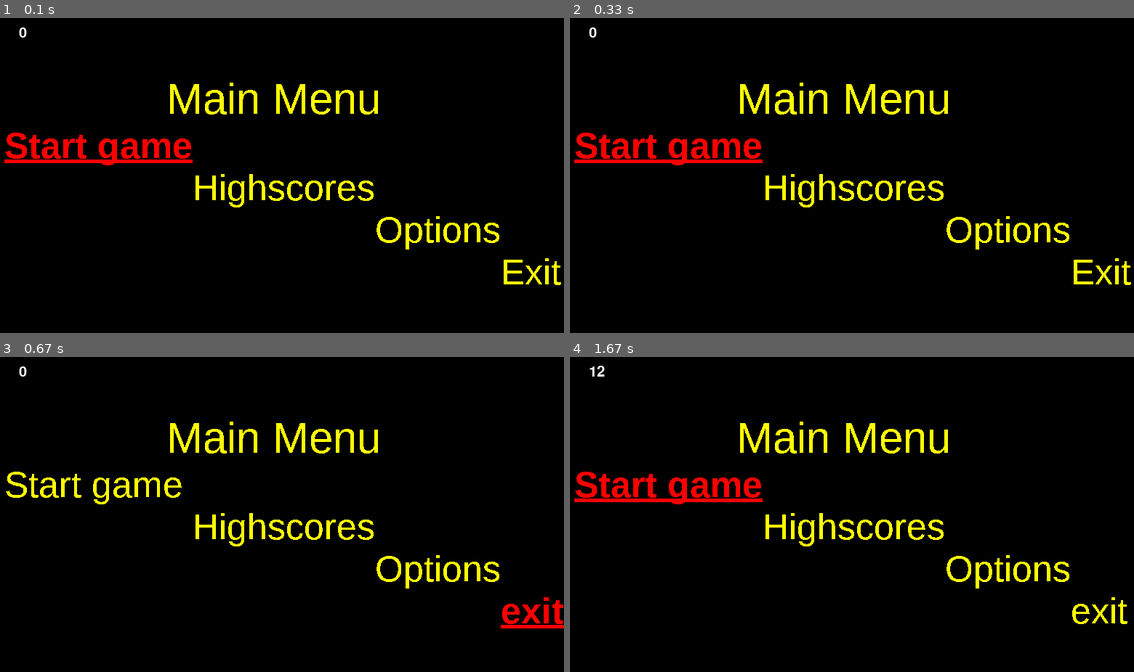
Above: before the commit, frames 1-4 (two rows, left to right).
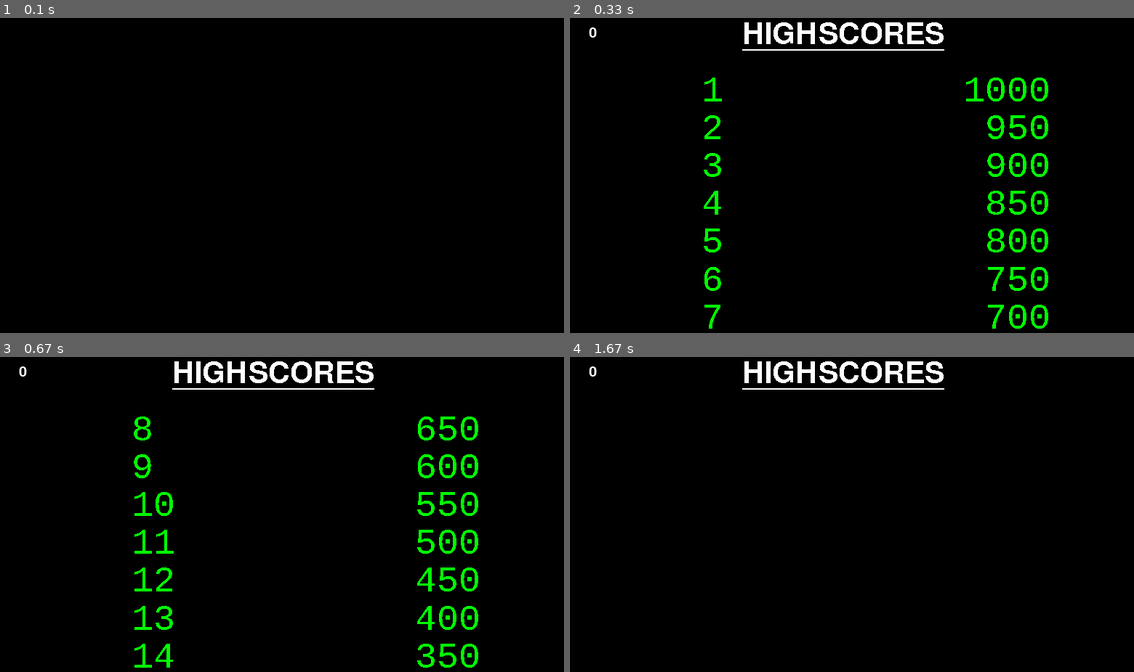
Above: after the commit, the same moments.

Repository: Gibson223/mod-5
Game: pygame game, started from py/main.py
The game is run twice, just before and just after one commit, with the same random seed, the same clock (stepped at 60 frames per second) and the same inputs.
Inputs:
- Up to frame 1 (0.1 s): no input
- Up to frame 2 (0.33 s): no input
- Up to frame 3 (0.67 s): hold Right from 0.33 s (still down)
- Up to frame 4 (1.67 s): release Right at 0.8 s; hold Right 0.83-1.3 s; hold Left from 1.33 s (still down)

The runs differ from the first frame. In frame 1, 4.4% of the frame differs, in the area x 0-100%, y 2-85%; in frame 2, 8.5%, in the area x 0-100%, y 1-99%; in frame 3, 8.4%; in frame 4, 5.7%.

Commit message:
added the highscores page. adjusted database to have some extra functionality. had some trouble with the sqlite functionality.

Diff:
--- a/py/constants.py
+++ b/py/constants.py
@@ -21,7 +21,8 @@
 WINDOW_HH = WINDOW_HEIGHT//2
 MAINFONT = 70
 SUBFONT = 58
-
+#db
+SHOW = 7
 
 # Frames per second
 FPS = 60
--- a/py/main.py
+++ b/py/main.py
@@ -6,7 +6,7 @@
 
 """
 import pygame, sys, math
-import objects, constants, keyBindings
+import objects, constants, keyBindings, sensordb
 from enum import Enum
 import random
 # import time  # TODO use pygame.time functionality instead
@@ -39,14 +39,14 @@
 
     # Call Game.__init__() and set gamestate
     global GameState
-    GameState = GameStates.MAINMENU
+    GameState = GameStates.HIGHSCORES
 
     global GameObj
     GameObj = None  # Game()
     global MenuObj
     MenuObj = MainMenu()  # None
-    # global HighObj
-    # HighObj = HighScores()
+    global HighObj
+    HighObj = HighScores()
 
 
 def main():
@@ -348,12 +348,6 @@
 
         return not (top or bottom)
 
-
-class HighScores:
-    def updateHigh(self):
-        pass
-    def handleKeys(self, keysPressed):
-        pass
 
 
 class MainMenu:
@@ -491,6 +485,111 @@
 
         pygame.time.delay(80)
 
+class HighScores:
+    pygame.font.init()
+    # print(pygame.font.get_fonts())
+    pygame.display.set_caption(constants.GAME_NAME + ' - HighScores')
+    mainFont = pygame.font.SysFont('informalroman', 60)  # 76? HEIGTH
+    subFont = pygame.font.SysFont('couriernew', 50)  # 58 HEIGTH
+    mainFont.set_underline(True)
+    highlight = pygame.font.SysFont('couriernew', 50, bold=True)
+    highlight.set_underline(True)
+    highMenu = None
+    rows = None
+    window = 0
+    pages = 0
+    def __init__(self):
+        self.highMenu = self.highField('HIGHSCORES', self, chosenfont=self.mainFont)
+        scores = sensordb.get_scores()
+        # self.window = 0
+        self.pages = sensordb.get_pages()
+        print('number of pages:' + str(self.pages) )
+        self.rows = [None]*constants.SHOW
+        for x in range(0, len(scores)):
+            print('concat is: '+ scores[x][0] + ' ' + str(scores[x][1]))
+            self.rows[x] = self.highField('{:<9.9s}   {:>4d}'
+                                          .format(scores[x][0],  scores[x][1]), self)
+
+    class highField():
+        # mainFont = pygame.font.SysFont('couriernew', 60)  # 76? HEIGTH
+        # subFont = pygame.font.SysFont('arial', 50)  # 58 HEIGTH
+        # highlight = pygame.font.SysFont('arial', 50, bold=True)
+        # highlight.set_underline(True)
+        # mainFont = None
+        # subFont = None
+        # highlight = None
+        parent = None
+        width = None
+        height = None
+        text = None
+
+        def __init__(self, text, parent, chosenfont=None):
+            self.parent = parent
+            if chosenfont == None:
+                print('none')
+                self.text = self.parent.subFont.render(text, False, constants.colors['GREEN'])
+            elif chosenfont == self.parent.mainFont:
+                print('main')
+                self.text = self.parent.mainFont.render(text, False, constants.colors['WHITE'])
+            else:
+                print('high')
+                self.text = self.parent.highlight.render(text, False, constants.colors['RED'])
+
+            self.width = self.text.get_width()
+            self.height = self.text.get_height()
+
+        # def settext(self, text, selectedfont=parent.subFont):
+        #     self.text = self.writeText(self, text, self.parent.selectedfont)
+
+    def handleKeys(self, keysPressed):
+
+        if keyBindings.checkPress('exit', keysPressed):
+            pygame.event.post(pygame.event.Event(pygame.QUIT))
+            return
+
+        if keyBindings.checkPress('left', keysPressed) and self.window:
+            global HighScores
+            global MainObj
+            global GameState
+            if self.window == 0:
+                MainObj = MainMenu()
+                GameState = GameStates.MAINMENU
+                HighScores = None
+
+        if keyBindings.checkPress('right', keysPressed):
+            self.window = self.window + 1
+            scores = sensordb.get_scores(constants.SHOW*self.window)
+            print('new set:' + str(scores))
+            self.rows = [None] * constants.SHOW
+            for x in range(0, len(scores)):
+                # print('concat is: ' + scores[x][0] + ' ' + str(scores[x][1]))
+                self.rows[x] = self.highField('{:<9.9s}   {:>4d}'
+                                              .format(scores[x][0], scores[x][1]), self)
+
+    def updateHigh(self):
+        Screen.fill(constants.colors["BLACK"])
+        Screen.blit(self.highMenu.text, (constants.WINDOW_HW - self.highMenu.width//2, self.highMenu.height))
+        i = 0
+        for x in self.rows:
+            if type(x) is self.highField:
+                if i == 0:
+                    Screen.blit(x.text, (constants.WINDOW_HW -
+                                         self.highMenu.width*0.70, (self.highMenu.height + constants.MAINFONT)))
+                else:
+                    pass
+                    Screen.blit(x.text, (constants.WINDOW_HW -
+                                         self.highMenu.width*0.70, (constants.SUBFONT*0.9*i +
+                                                                    self.highMenu.height + constants.MAINFONT)))
+                i = i + 1
+        pygame.time.delay(150)
+
+    # def writeText(self, text, font, background=None):
+    #     if font == self.mainFont:
+    #         return self.mainFont.render(text, False, constants.colors['YELLOW'])
+    #     if font == self.subFont:
+    #         return self.subFont.render(text, False, constants.colors['YELLOW'])
+    #     if font == self.highlight:
+    #         return self.highlight.render(text, False, constants.colors['RED'])
 
 class Audio:
     """
--- a/py/sensordb.py
+++ b/py/sensordb.py
@@ -1,13 +1,13 @@
-import sqlite3
+import sqlite3, constants
 
-# conn = sqlite3.connect('highscores.db')
 conn = sqlite3.connect(':memory:')
+# conn = sqlite3.connect('./highscores.db')
 c = conn.cursor()
 
 
 def create_table():
-    c.execute('create table highscores('
-          'name text, score integer)')
+    c.execute('create table if not exists highscores('
+          'name text not null, score integer not null)')
 
 def insertscore(name, score):
     with conn:
@@ -18,20 +18,62 @@
                        # (name, score)
                      )
 # returns the 7 highest scores
-def get_scores():
-    c.execute('select * from highscores order by score DESC')
-    return c.fetchmany(7)
+def get_scores(offset=None):
+    if type(offset) is int:
+        c.execute('select * from highscores order by score DESC limit ? offset ?',
+                  (constants.SHOW, offset))
+    else:
+        c.execute('select * from highscores order by score DESC limit ?',
+                  (constants.SHOW,))
+    return c.fetchall()
 
-def clear_table(*remain):
+def clear_table(remain=None):
     with conn:
-        if remain != None:
-            conn.execute('delete ')
-        conn.execute('delete * from highscores')
+        if remain == None:
+            conn.execute('delete from highscores')
+        else:
+            print('trying to keep ' + str(remain))
+            conn.execute('delete from highscores where oid not in(select oid from highscores order by score DESC limit :remain)', {'remain':remain} )
+def get_pages():
+    c.execute('select count(oid) from highscores')
+    num = c.fetchone()[0]
+    return num//constants.SHOW
+    # print(row[0])
+    # print(type(row[0]) is int)
+    # num
+    # print(c.fetchall())
+    # num = (c.fetchone()[0])//constants.SHOW
+    return
+
 create_table()
 
-insertscore('gibson', 200)
-insertscore('gibson', 2300)
-insertscore('gibson', 2100)
-print(get_scores())
-# for row in get_scores():
-#     print(row)
+# insertscore('catalin', 2100)
+# insertscore('gibson', 200)
+# insertscore('luka', 2300)
+# insertscore('daan', 1000)
+# insertscore('freek', 125)
+# insertscore('shitter', 800)
+# insertscore('sinvervesdfs', 932)
+insertscore('1', 1000)
+insertscore('2', 950)
+insertscore('3', 900)
+insertscore('4', 850)
+insertscore('5', 800)
+insertscore('6', 750)
+insertscore('7', 700)
+insertscore('8', 650)
+insertscore('9', 600)
+insertscore('10', 550)
+insertscore('11', 500)
+insertscore('12', 450)
+insertscore('13', 400)
+insertscore('14', 350)
+insertscore('15', 300)
+insertscore('16', 250)
+
+
+# print(get_scores())
+# print('w offset:')
+# print(get_scores(1))
+# clear_table(remain=5)
+get_pages()
